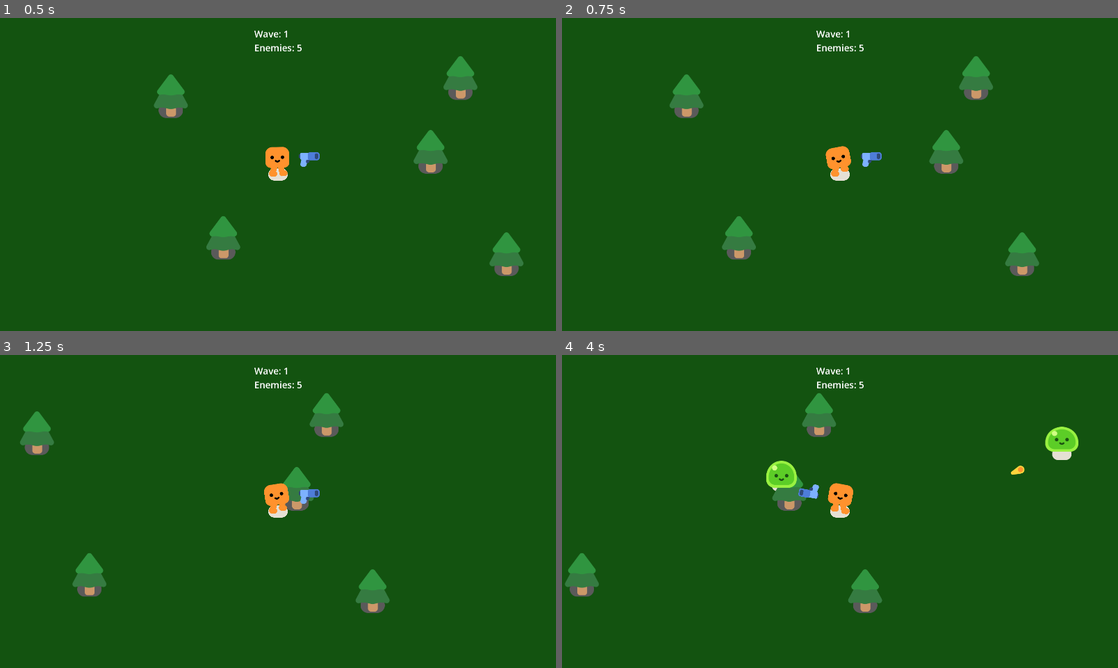
Above: before the commit, frames 1-4 (two rows, left to right).
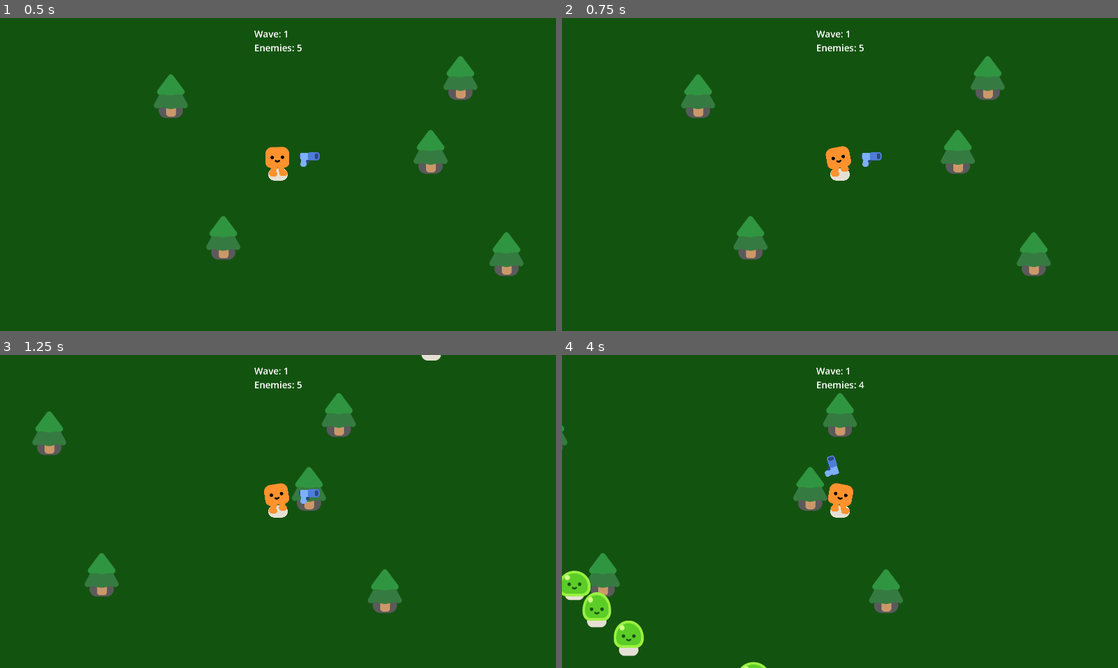
Above: after the commit, the same moments.

Repository: rosen1000/vampire-retarders
Game: Godot game, scene res://levels/the_game.tscn
The game is run twice, just before and just after one commit, with the same random seed, the same clock (stepped at 60 frames per second) and the same inputs.
Inputs:
- Up to frame 1 (0.5 s): no input
- Up to frame 2 (0.75 s): tap Enter at 0.5 s; hold D (move_right) from 0.53 s (still down)
- Up to frame 3 (1.25 s): keep holding D (move_right)
- Up to frame 4 (4 s): release D (move_right) at 1.28 s; hold S (move_down) 1.28-2.03 s; hold D (move_right) 2.03-2.78 s; hold W (move_up) 2.78-3.53 s; hold A (move_left) from 3.53 s (still down)

Frame 1 is identical in both runs. In frame 2, 3.0% of the frame differs, in the area x 19-88%, y 12-83%; in frame 3, 3.1%; in frame 4, 5.7%, in the area x 0-93%, y 8-100%.

Commit message:
improved enemies and spawning mechanics

Diff:
--- a/characters/enemy/enemy.gd
+++ b/characters/enemy/enemy.gd
@@ -3,7 +3,8 @@
 signal death
 
 @export var health = 100.0
-@export var speed = 100
+@export var speed = 250
+@export var damage = 15
 @export var target: CharacterBody2D
 
 func _ready():
--- a/characters/enemy/spawner.gd
+++ b/characters/enemy/spawner.gd
@@ -9,21 +9,26 @@
 
 func next_wave():
 	current_wave += 1
-	var count = floori(sqrt(current_wave * 20) + 1)
-	%WaveCounter.text = "Wave: %s\nEnemies: %s" % [current_wave, count]
+	enemies_count = floori(current_wave ** 1.4 + 4)
+	%WaveCounter.text = "Wave: %s\nEnemies: %s" % [current_wave, enemies_count]
 
-	for i in range(count):
-		await get_tree().create_timer(randf_range(0, 2)).timeout
-		spawn()
+	for i in range(enemies_count):
+		get_tree().create_timer(randf_range(0, 2)).timeout.connect(func():
+			spawn(false)
+		)
 
-func spawn():
+func spawn(count_up = true):
 	var enemy = enemy_scene.instantiate() as Enemy
 	$PathFollow2D.progress_ratio = randf()
 	enemy.global_position = $PathFollow2D.global_position
 	enemy.target = get_parent()
 	enemy.top_level = true
 	enemy.death.connect(death)
-	enemies_count += 1
+	var hp = current_wave ** 2 + 30
+	var diviation = current_wave * 10
+	enemy.health = randi_range(hp - diviation, hp + diviation)
+	if count_up:
+		enemies_count += 1
 	add_child(enemy)
 
 func death():
--- a/characters/player/player.gd
+++ b/characters/player/player.gd
@@ -4,8 +4,8 @@
 
 @export var max_health = 100.0
 var health = max_health
-@export var speed = 800
-var damage_per_enemy = 20
+@export var speed = 600
+# var damage_per_enemy = 20
 var regen = 2
 
 var wasMoving = false
@@ -34,9 +34,10 @@
 	elif health == max_health and $HealthBar.visible:
 		$HealthBar.visible = false
 
-	var touching_enemies = $HurtBox.get_overlapping_bodies()
+	var touching_enemies = $HurtBox.get_overlapping_bodies() as Array[Enemy]
 	if touching_enemies.size() > 0:
-		health -= touching_enemies.size() * damage_per_enemy * delta
+		for enemy in touching_enemies:
+			health -= enemy.damage * delta
 		if health <= 0:
 			death.emit()
 	$HealthBar.value = health
--- a/pistol/bullet.gd
+++ b/pistol/bullet.gd
@@ -1,7 +1,7 @@
 extends Area2D
 
-@export var speed = 300
-@export var max_range = 1200
+@export var speed = 900
+@export var max_range = 1600
 @export var damage = 30
 @export var damage_fluctuation = .2
 var traveled = 0
--- a/pistol/gun.gd
+++ b/pistol/gun.gd
@@ -7,6 +7,14 @@
 	if found_enemies.size() > 0:
 		var target = found_enemies[0]
 		look_at(target.global_position)
+
+	#region Flip gun
+	var direction = Vector2.RIGHT.rotated(global_rotation)
+	if direction.x < 0:
+		$Pivot/Pistol.scale.y = -1
+	else:
+		$Pivot/Pistol.scale.y = 1
+	#endregion
 
 func shoot():
 	var bullet = bullet_scene.instantiate() as Area2D
